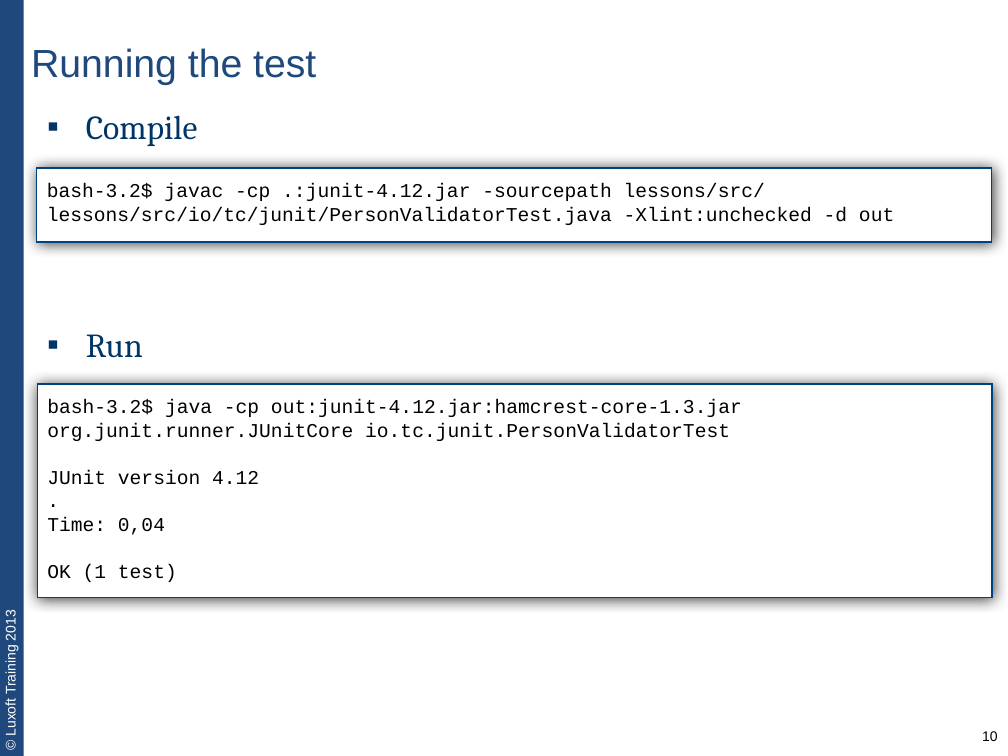
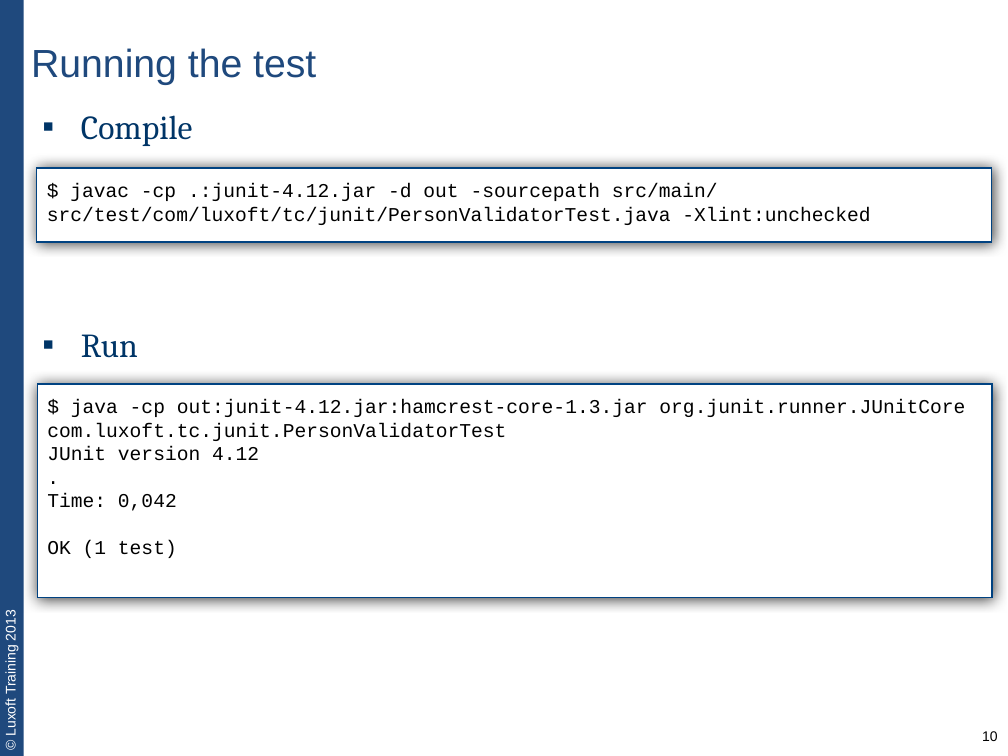
Before and after one commit to team3/lux-trainings-all, a slide deck: slide 10 of JVA-011. unit-testing-with-junit/JVA-011-lecture1-unit-testing-basics.pptx. Drawn at 1008x756 pixels with LibreOffice and Linux fonts; fonts in the diff are those of the drawing. Boxes give left, top, right and bottom in pixels: in the first picture for what was removed or moved away, otherwise in the second. Text is boxed around its words. In the diff, an @@ line names an element or a change of style, - is before the commit and + after.

```diff
--- a/JVA-011. unit-testing-with-junit/JVA-011-lecture1-unit-testing-basics.pptx
+++ b/JVA-011. unit-testing-with-junit/JVA-011-lecture1-unit-testing-basics.pptx
@@ text "Compile": place and size @@
-text "Compile" at (86,115,198,146)
+text "Compile" at (81,115,193,146)
@@ text at (47,183,870,225): text changed @@
-bash-3.2$ javac -cp .:junit-4.12.jar -sourcepath lessons/src/ lessons/src/io/tc/junit/PersonValidatorTest.java -Xlint:unchecked -d out
+$ javac -cp .:junit-4.12.jar -d out -sourcepath src/main/ src/test/com/luxoft/tc/junit/PersonValidatorTest.java -Xlint:unchecked
@@ text "Run": place and size @@
-text "Run" at (86,334,143,358)
+text "Run" at (81,334,138,358)
@@ text at (47,399,965,441): text changed @@
-bash-3.2$ java -cp out:junit-4.12.jar:hamcrest-core-1.3.jar org.junit.runner.JUnitCore io.tc.junit.PersonValidatorTest
+$ java -cp out:junit-4.12.jar:hamcrest-core-1.3.jar org.junit.runner.JUnitCore com.luxoft.tc.junit.PersonValidatorTest
@@ text at (47,493,177,511): text changed @@
-Time: 0,04
+Time: 0,042
```
Also in this commit, not shown: 31 other slides changed, 1 slide removed, 1 other file.
